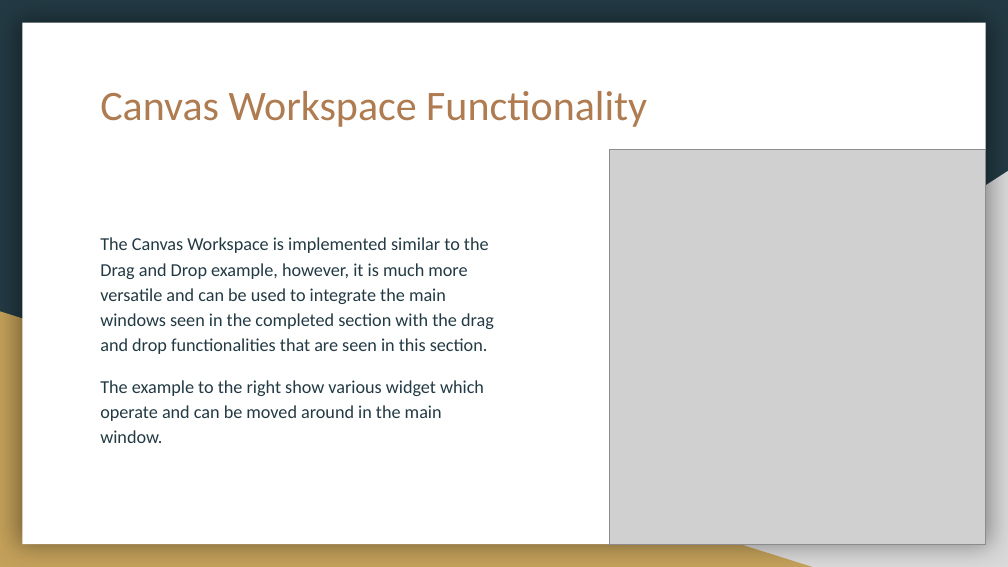
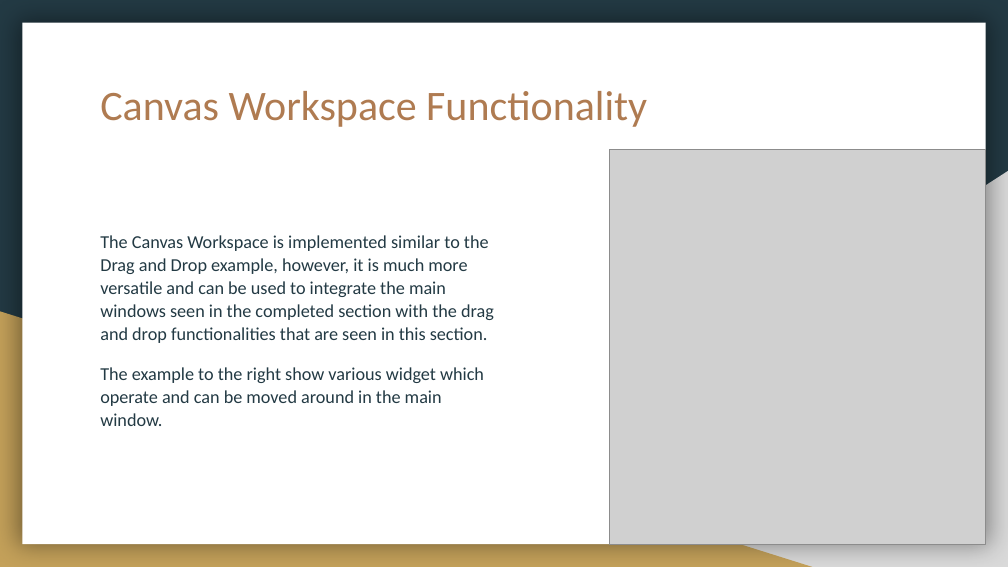
Before and after one commit to CinnaKenToast/Circuit-Board-Designer, a slide deck: slide 11 of Documents/Circuit Designer Update.pptx. Drawn at 1008x567 pixels with LibreOffice and Linux fonts; fonts in the diff are those of the drawing; grey boxes stand for pictures. Boxes give left, top, right and bottom in pixels: in the first picture for what was removed or moved away, otherwise in the second. Text is boxed around its words. In the diff, an @@ line names an element or a change of style, - is before the commit and + after.

```diff
--- a/Documents/Circuit Designer Update.pptx
+++ b/Documents/Circuit Designer Update.pptx
@@ text "The Canvas Workspace is implemented ..." at [100, 235, 494, 426]: line spacing 1.15 to 1.05 @@
```
Also in this commit, not shown: 4 other slides changed.
